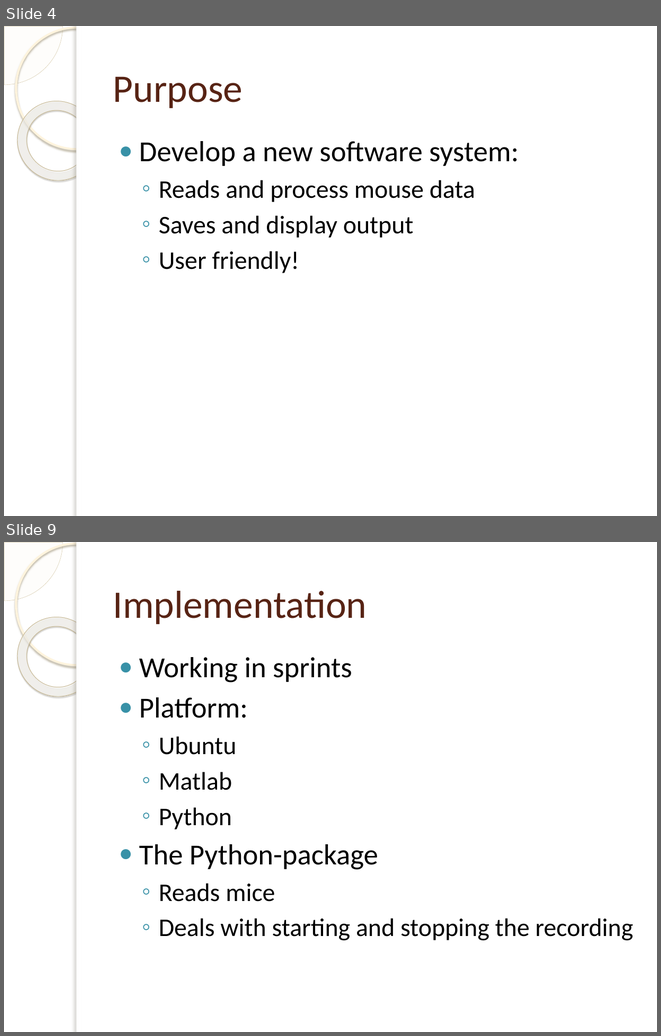
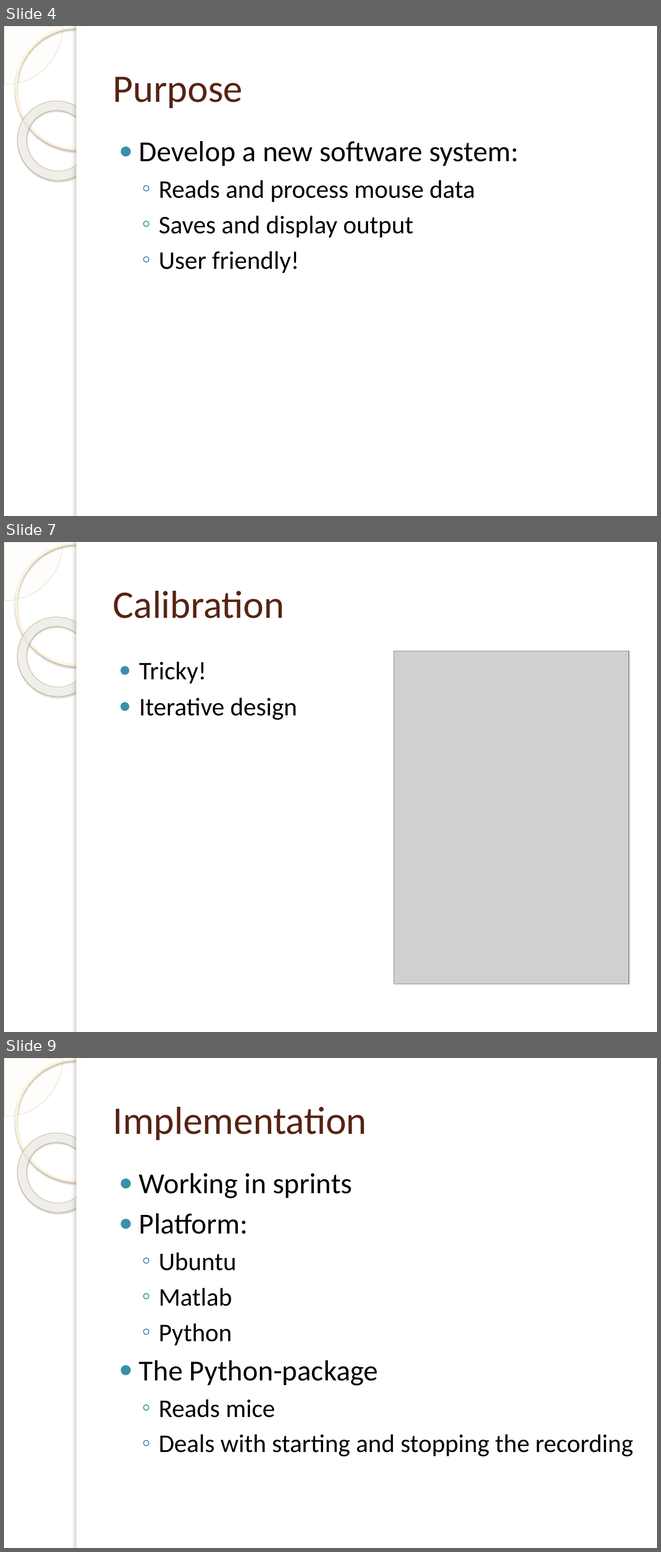
Before and after one commit to jakelamotta/master_thesis, a slide deck: presentations/presentation_1.pptx. Shown one above the other, each under a label of ours: slides 4 and 9 before the commit, slides 4, 7 and 9 after it; the slides between them are not shown. The pictures are 661x1036 and 661x1552 pixels, drawn with LibreOffice and Linux fonts; fonts in the diff are those of the drawing; grey boxes stand for pictures; background and template pictures are left out. Boxes give left, top, right and bottom in pixels: in the first picture for what was removed or moved away, otherwise in the second. Text is boxed around its words. In the diff, an @@ line names an element or a change of style, - is before the commit and + after.

```diff
--- a/presentations/presentation_1.pptx
+++ b/presentations/presentation_1.pptx
@@ slide 7 added at <box>4,542,657,1032</box>, background picture (left out); not listed: 5 template elements that a slide beside it also shows @@
@@ title added at <box>113,591,285,618</box>, 43 pt, text #572314 @@
+Calibration
@@ picture added at <box>394,651,629,984</box> @@
@@ text added at <box>139,661,297,720</box>, 28 pt, text #000000 @@
+● Tricky!
+● Iterative design
```
Also in this commit, not shown: 4 slides changed, 1 other slide added, 2 slides removed.
